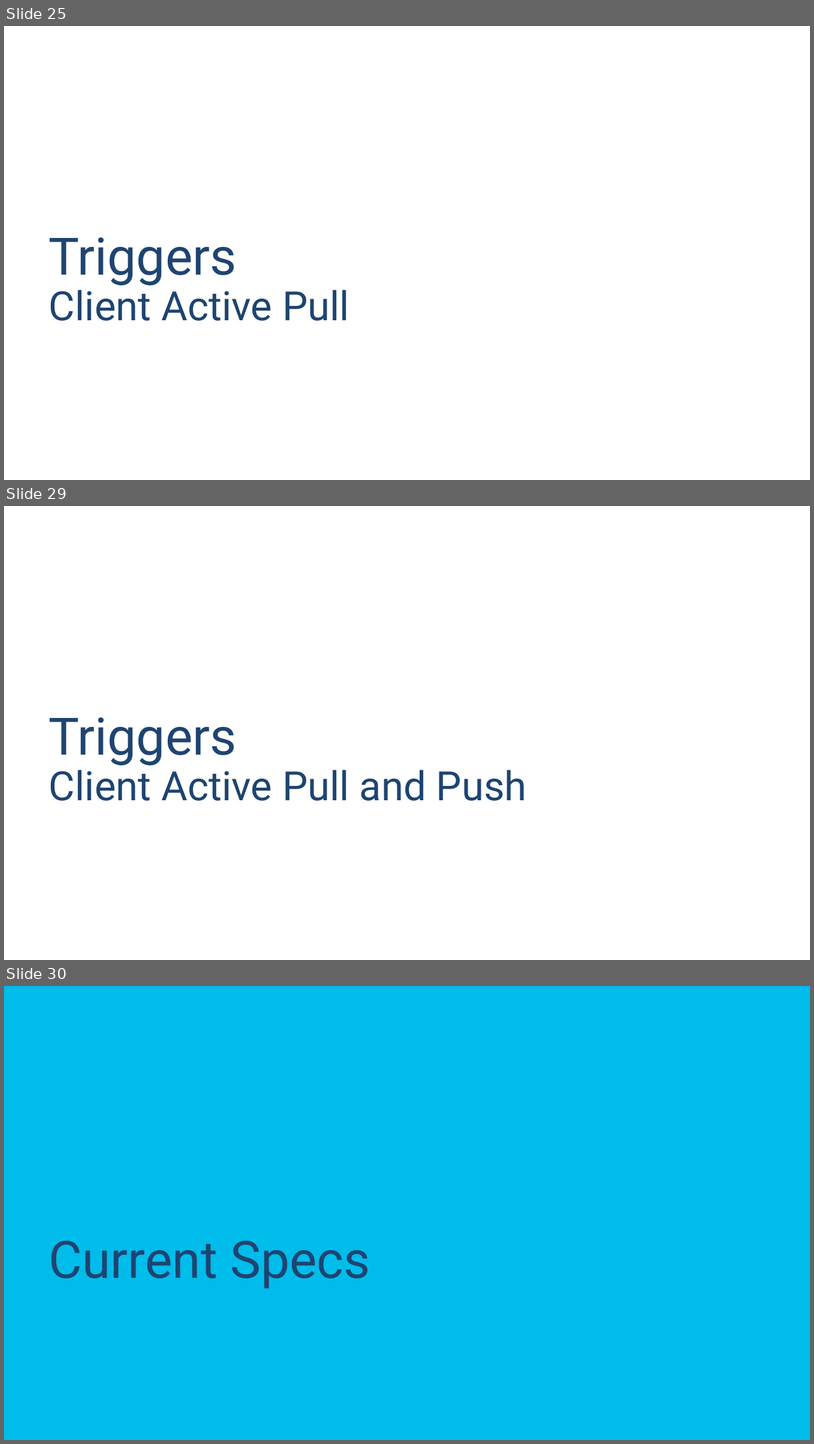
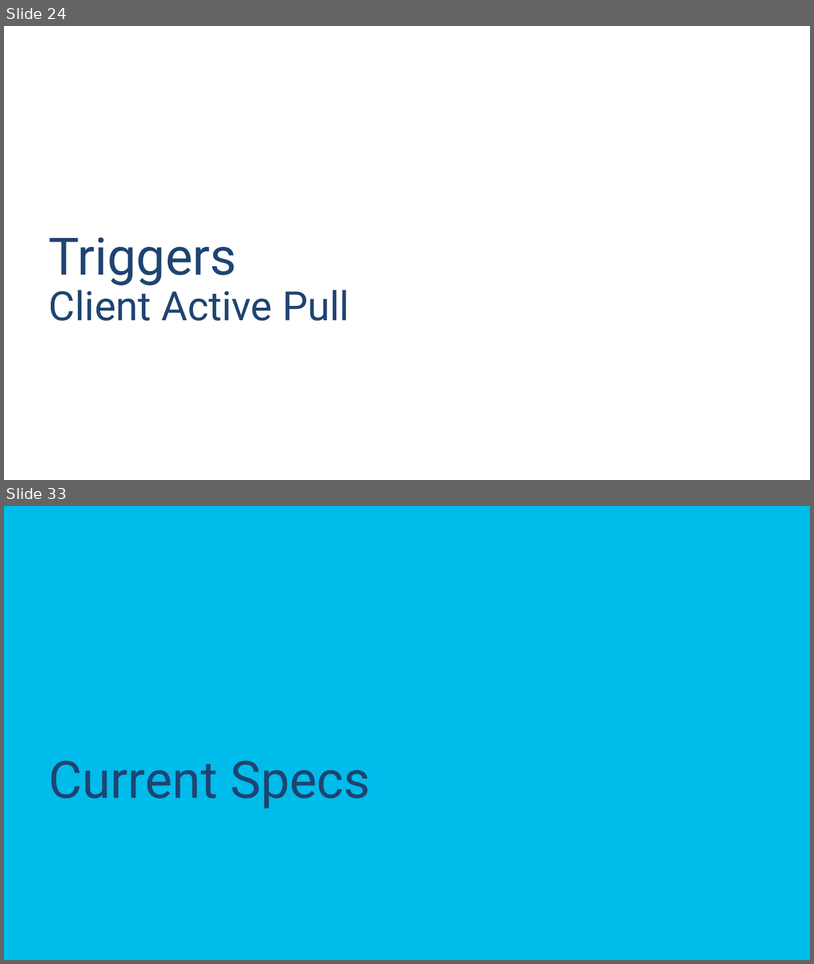
Before and after one commit to pamelatech/scim-use-case-revamp, a slide deck: SCIM_RFC_7642_13_Jun_2023.pptx. Shown one above the other, each under a label of ours: slides 25, 29 and 30 before the commit, slides 24 and 33 after it; the slides between them are not shown. The pictures are 814x1444 and 814x964 pixels, drawn with LibreOffice and Linux fonts; fonts in the diff are those of the drawing. Boxes give left, top, right and bottom in pixels: in the first picture for what was removed or moved away, otherwise in the second. Text is boxed around its words. In the diff, an @@ line names an element or a change of style, - is before the commit and + after.

Commit message:
updates to the triggers

```diff
--- a/SCIM_RFC_7642_13_Jun_2023.pptx
+++ b/SCIM_RFC_7642_13_Jun_2023.pptx
@@ slide 29 removed at [4, 506, 810, 960], background #FFFFFF @@
@@ title removed at [49, 717, 527, 801] @@
-Triggers
-Client Active Pull and Push
@@ what was slide 25 is now slide 24 @@
@@ what was slide 30 is now slide 33 @@
```
Also in this commit, not shown: 11 slides changed, 4 slides added, 1 other file.
